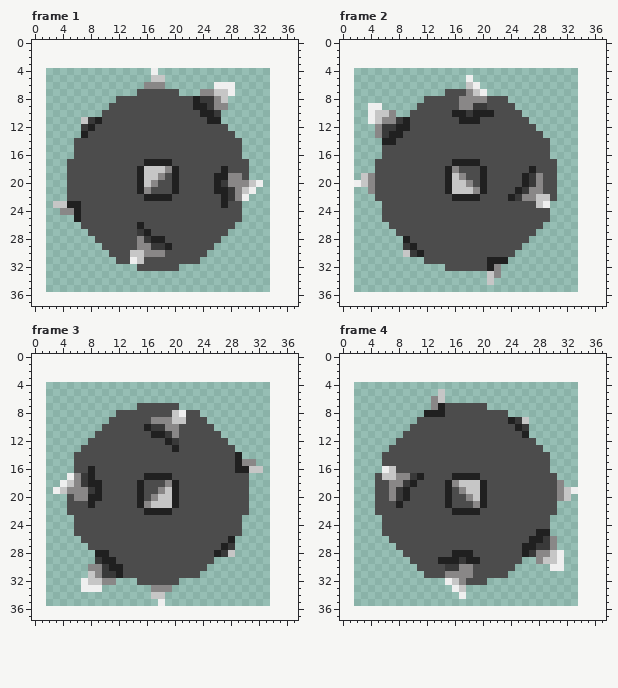
Two states of a pixel-art file, img/spikeball.aseprite. The first picture shows the starting point.
32x32 pixels, 4 frames. Shown: frame 1, frame 2, frame 3, frame 4. The old version is drawn lined up with the new one, on the new canvas.
And afterwards:
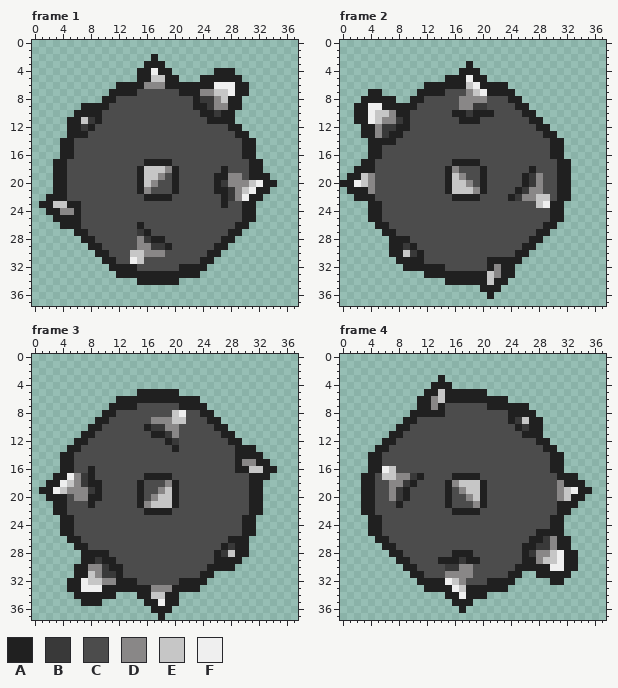
Palette (. is transparent): A #202020  B #393939  C #4c4c4c  D #898787  E #c6c6c6  F #efefef
The exact change:
canvas 32x32 -> 38x38, the old top-left corner now at 2,4
Changed rows in their new state; - is an unchanged pixel.
Frame 1:
first column x 1:
 2 ----------------A-----------------
 3 ---------------AAA----------------
 4 --------------AA-AA------AAA------
 5 --------------AA--AA---AAAAAA-----
 6 -----------AAAA---AAAAAAA---AA----
 7 ----------AAAA------AAA-----AA----
 8 ---------AA----------------AA-----
 9 ------AAAA-----------------AA-----
10 -----AAAA-----------------AA------
11 ----AA--------------------AA------
12 ----AA---------------------AA-----
13 ----AA----------------------AA----
14 ---AA------------------------AA---
15 ---AA------------------------AA---
16 ---AA------------------------AA---
17 --AA--------------------------AA--
18 --AA--------------------------AA--
19 --AA--------------------------AAA-
20 --AA----------------------------AA
21 --AA---------------------------AA-
22 -AAA--------------------------AA--
23 AA---------------------------AA---
24 -AA--------------------------AA---
25 --AAA------------------------AA---
26 ---AAA----------------------AA----
27 -----AA--------------------AA-----
28 ------AA------------------AA------
29 -------AA----------------AA-------
30 --------AA--------------AA--------
31 ---------AA------------AA---------
32 ----------AAAA------AAAA----------
33 -----------AAAAAAAAAAAA-----------
34 --------------AAAAAA--------------
Frame 2:
first column x 0:
 3 ------------------A--------------
 4 -----------------AAA-------------
 5 ---------------AAA-AA------------
 6 ------------AAAAAA--AAAA---------
 7 ----AA-----AAAA------AAAA--------
 8 ---AAAAA--AA------------AA-------
 9 --AA--AAAAA--------------AA------
10 --AA----AA----------------AA-----
11 --AA-----------------------AA----
12 ---AA-----------------------AA---
13 ---AA------------------------AA--
14 ----AA------------------------AA-
15 ----AA------------------------AA-
16 ----AA------------------------AA-
17 ---AA--------------------------AA
18 --AAA--------------------------AA
19 -AA----------------------------AA
20 AA-----------------------------AA
21 -AAA---------------------------AA
22 --AAA--------------------------AA
23 ----AA------------------------AA-
24 ----AA------------------------AA-
25 ----AA------------------------AA-
26 -----AA----------------------AA--
27 ------AA--------------------AA---
28 -------AA------------------AA----
29 -------AA-----------------AA-----
30 -------AA----------------AA------
31 --------AAAA------------AA-------
32 ---------AAAAAA--------AA--------
33 ------------AAAAAAAAA--AA--------
34 ---------------AAAAAA-AA---------
35 --------------------AAA----------
36 ---------------------A-----------
Frame 3:
first column x 1:
 5 --------------AAAAAA--------------
 6 -----------AAAAAAAAAAAA-----------
 7 ----------AAAA------AAAA----------
 8 ---------AA------------AA---------
 9 --------AA--------------AA--------
10 -------AA----------------AA-------
11 ------AA------------------AA------
12 -----AA--------------------AA-----
13 ----AA----------------------AAA---
14 ---AA------------------------AAA--
15 ---AA--------------------------AA-
16 ---AA---------------------------AA
17 --AA--------------------------AAA-
18 -AA---------------------------AA--
19 AA----------------------------AA--
20 -AAA--------------------------AA--
21 --AA--------------------------AA--
22 --AA--------------------------AA--
23 ---AA------------------------AA---
24 ---AA------------------------AA---
25 ---AA------------------------AA---
26 ----AA----------------------AA----
27 -----AA---------------------AA----
28 ------AA--------------------AA----
29 ------AA-----------------AAAA-----
30 -----AA-----------------AAAA------
31 -----AA----------------AA---------
32 ----AA-----AAA------AAAA----------
33 ----AA---AAAAAAA---AAAA-----------
34 -----AAAAAA---AA--AA--------------
35 ------AAA------AA-AA--------------
36 ----------------AAA---------------
37 -----------------A----------------
Frame 4:
first column x 3:
 3 -----------A---------------------
 4 ----------AAA--------------------
 5 ---------AA-AAAAAA---------------
 6 --------AA--AAAAAAAAA------------
 7 --------AA--------AAAAAA---------
 8 -------AA------------AAAA--------
 9 ------AA----------------AA-------
10 -----AA-----------------AA-------
11 ----AA------------------AA-------
12 ---AA--------------------AA------
13 --AA----------------------AA-----
14 -AA------------------------AA----
15 -AA------------------------AA----
16 -AA------------------------AA----
17 AA--------------------------AAA--
18 AA---------------------------AAA-
19 AA-----------------------------AA
20 AA----------------------------AA-
21 AA--------------------------AAA--
22 AA--------------------------AA---
23 -AA------------------------AA----
24 -AA------------------------AA----
25 -AA------------------------AA----
26 --AA------------------------AA---
27 ---AA-----------------------AA---
28 ----AA-----------------------AA--
29 -----AA----------------AA----AA--
30 ------AA--------------AAAAA--AA--
31 -------AA------------AA--AAAAA---
32 --------AAAA------AAAA-----AA----
33 ---------AAAA--AAAAAA------------
34 ------------AA-AAA---------------
35 -------------AAA-----------------
36 --------------A------------------
Pixel boxes of the changes (left, top, right, bottom) in both pictures:
added: (39, 54, 277, 285)
added: (340, 61, 571, 299)
added: (39, 389, 277, 620)
added: (361, 375, 592, 613)
